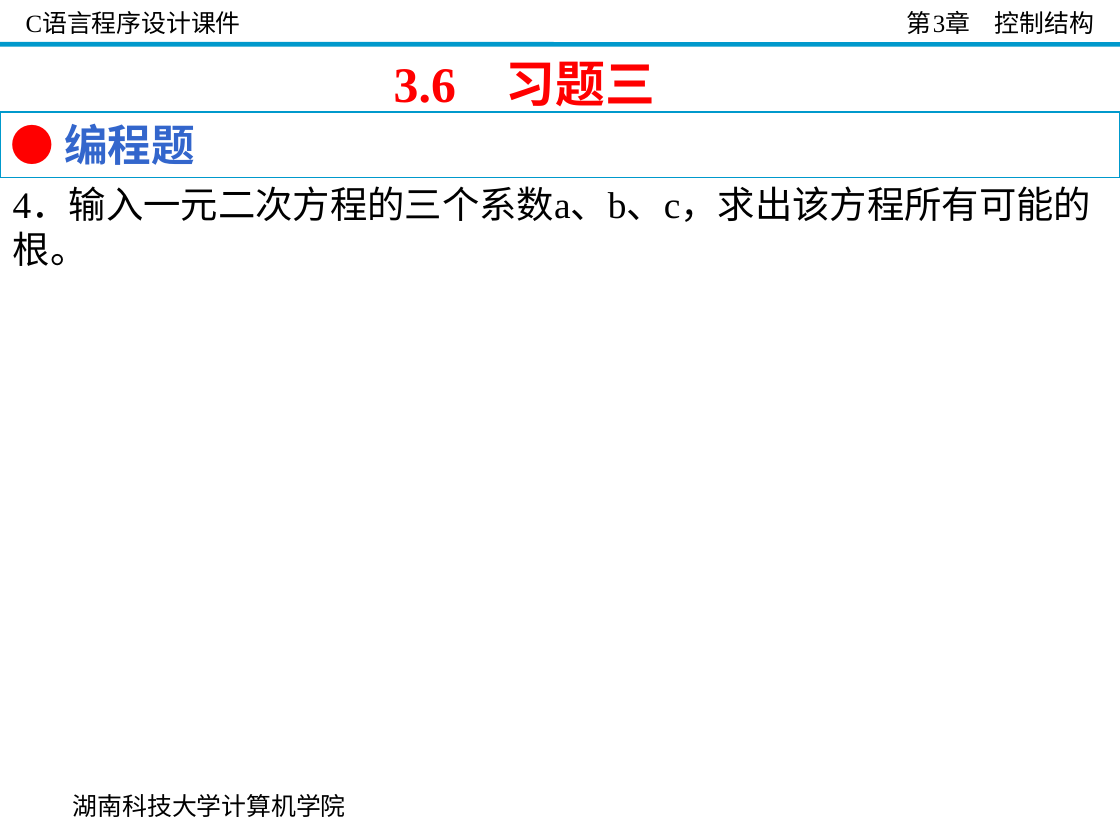
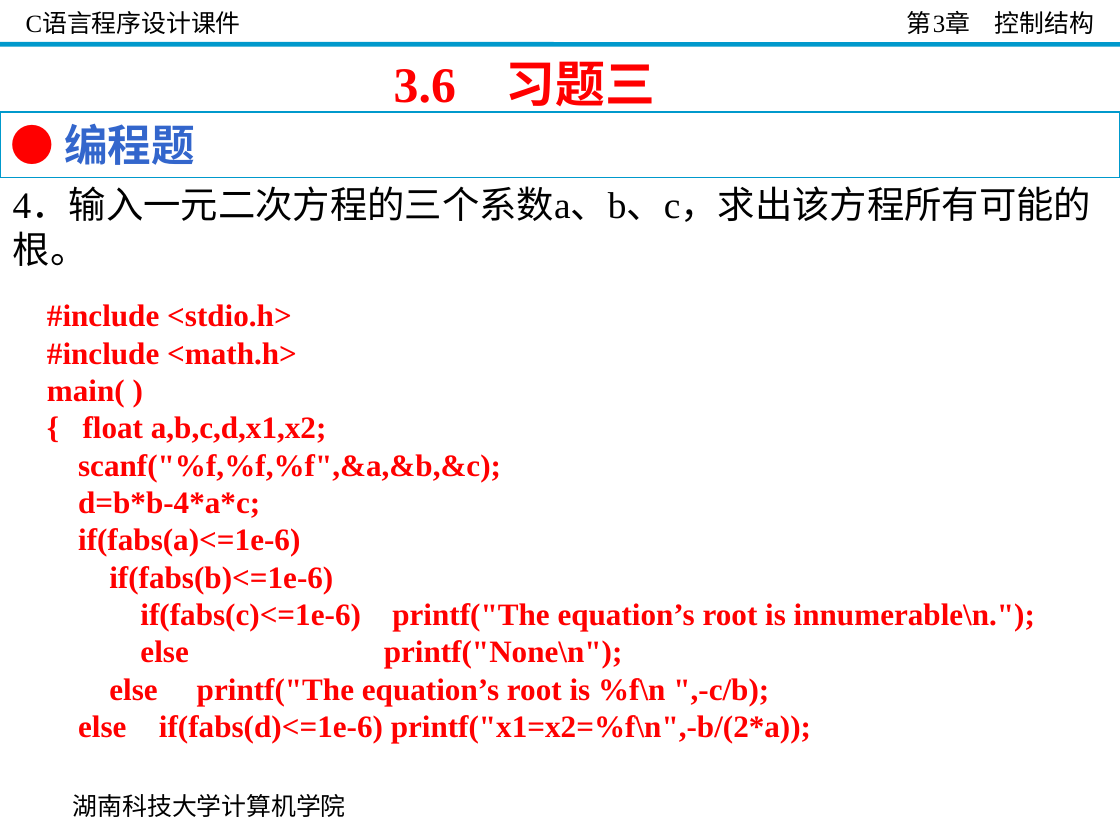
Before and after one commit to guoshengkang/guoshengkang.github.io, a slide deck: slide 81 of files/Slides_C_Programming/C语言程序设计__第3章.ppt. Drawn at 1120x840 pixels with LibreOffice and Linux fonts; fonts in the diff are those of the drawing; background and template pictures are left out. Boxes give left, top, right and bottom in pixels: in the first picture for what was removed or moved away, otherwise in the second. Text is boxed around its words. In the diff, an @@ line names an element or a change of style, - is before the commit and + after.

```diff
--- a/files/Slides_C_Programming/C语言程序设计__第3章.ppt
+++ b/files/Slides_C_Programming/C语言程序设计__第3章.ppt
@@ text added at bbox=[47, 304, 1035, 743], 20 pt, text #FF0000, bold @@
+#include <stdio.h>
+#include <math.h>
+main( )
+{ float a,b,c,d,x1,x2;
+scanf("%f,%f,%f",&a,&b,&c);
+d=b*b-4*a*c;
+if(fabs(a)<=1e-6)
+if(fabs(b)<=1e-6)
+if(fabs(c)<=1e-6) printf("The equation’s root is innumerable\n.");
+else printf("None\n");
+else printf("The equation’s root is %f\n ",-c/b);
+else if(fabs(d)<=1e-6) printf("x1=x2=%f\n",-b/(2*a));
```
Also in this commit, not shown: 55 other slides changed, 8 other files.
